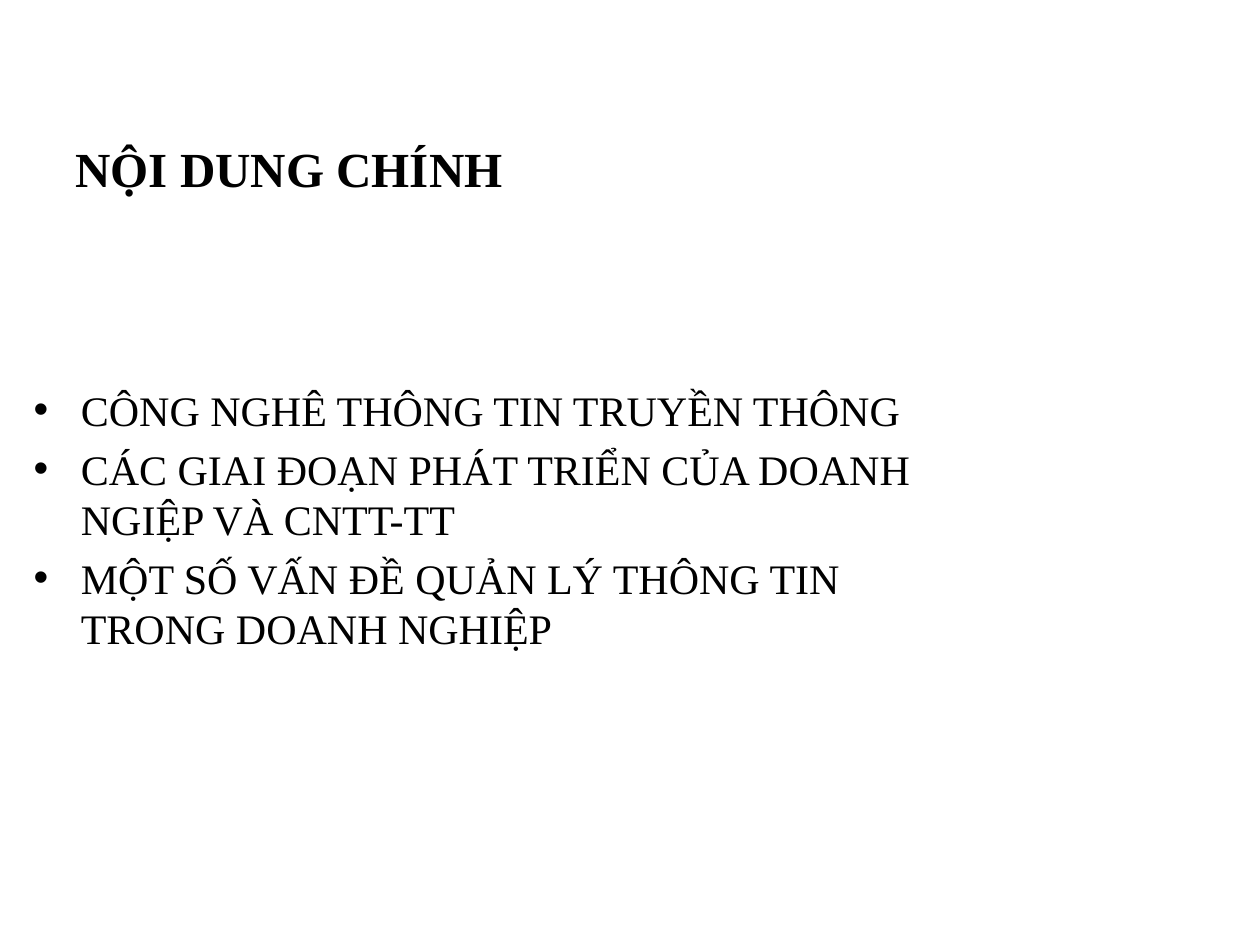
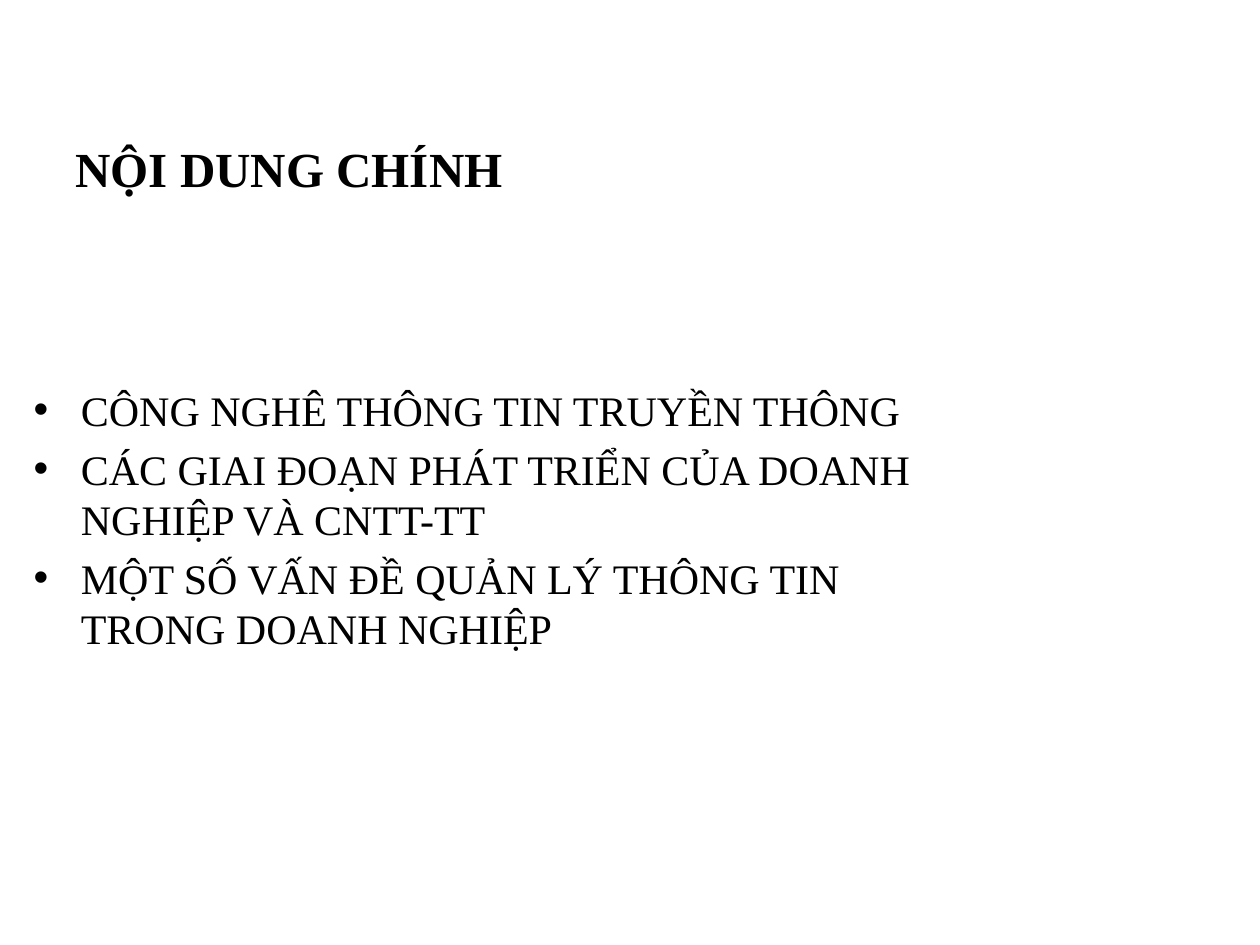
Before and after one commit to ngcdai/phattrienungdungweb, a slide deck: slide 2 of fullkoche.pptx. Drawn at 1260x945 pixels with LibreOffice and Linux fonts; fonts in the diff are those of the drawing; background and template pictures are left out. Boxes give left, top, right and bottom in pixels: in the first picture for what was removed or moved away, otherwise in the second. Text is boxed around its words. In the diff, an @@ line names an element or a change of style, - is before the commit and + after.

```diff
--- a/fullkoche.pptx
+++ b/fullkoche.pptx
@@ text at [81,452,910,542]: text changed @@
-• CÁC GIAI ĐOẠN PHÁT TRIỂN CỦA DOANH NGIỆP VÀ CNTT-TT
+• CÁC GIAI ĐOẠN PHÁT TRIỂN CỦA DOANH NGHIỆP VÀ CNTT-TT
```
Also in this commit, not shown: 2 other slides changed.
